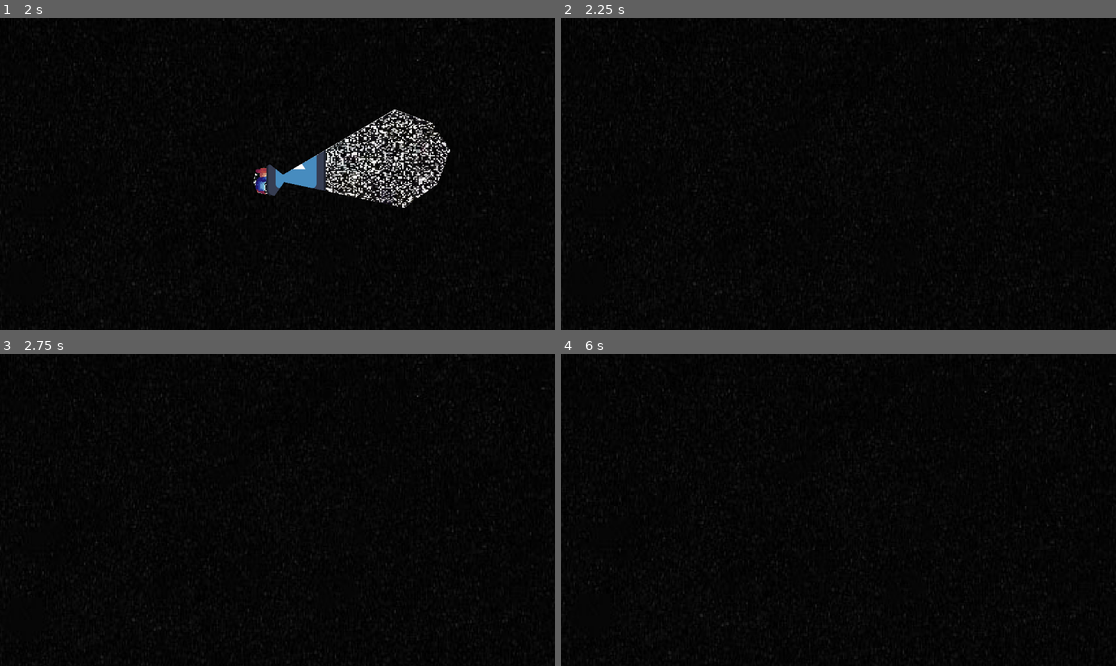
Above: before the commit, frames 1-4 (two rows, left to right).
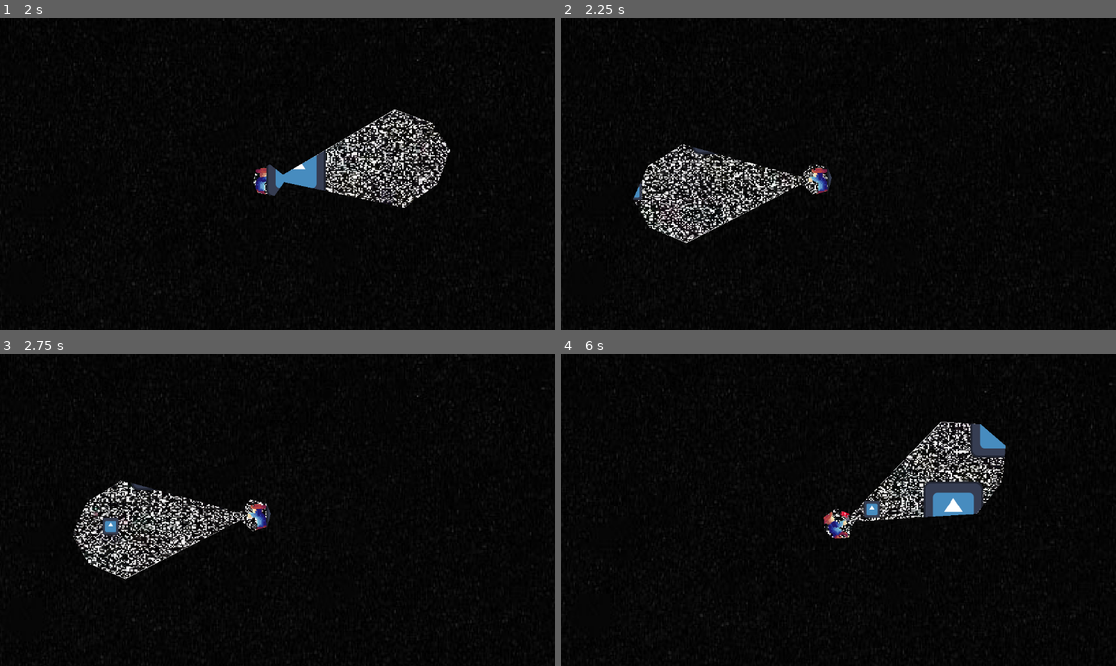
Above: after the commit, the same moments.

Repository: JakeTheHermitCrab/GodotGame-FlashSpace
Game: Godot game, scene res://scenes/start_screen.tscn
Two runs of this game, one before a commit and one after it. Both use one fixed random seed, a clock stepped at 60 frames per second and the inputs below. The engine's default icon, where the game draws it, is replaced by a stand-in: a white triangle on a blue panel in a dark square.
Inputs (mouse positions are in pixels of both pictures, inside the frame that each line leads up to):
- Up to frame 1 (2 s): click "START" at 0.5 s; tap Enter (ui_accept) at 1.25, 1.52 s; move the mouse to (399, 158) at 1.27 s; hold D (right) from 1.28 s (still down); tap 1 (itemSlot1) at 1.35 s; click (399, 158) at 1.42 s
- Up to frame 2 (2.25 s): keep holding D (right); move the mouse to (727, 189) at 2.02 s; tap 2 (itemSlot2) at 2.1 s
- Up to frame 3 (2.75 s): keep holding D (right); tap Enter (ui_accept) at 2.27 s
- Up to frame 4 (6 s): move the mouse to (894, 441) at 2.77 s; release D (right) at 2.78 s; hold A (left) 2.78-3.53 s; tap 3 (itemSlot3) at 2.85, 5.85 s; move the mouse to (810, 572) at 3.52 s; hold D (right) 3.53-5.03 s; click (810, 572) at 3.6 s; tap Enter (ui_accept) at 3.77, 4.52, 5.27 s; move the mouse to (1005, 556) at 4.27 s; tap 1 (itemSlot1) at 4.35 s; move the mouse to (672, 463) at 5.02 s; hold A (left) 5.03-5.78 s; tap 2 (itemSlot2) at 5.1 s; move the mouse to (866, 510) at 5.77 s; hold D (right) from 5.78 s (still down); click (866, 510) at 5.92 s

Frame 1 is identical in both runs. In frame 2, 3.7% of the frame differs, in the area x 13-49%, y 40-73%; in frame 3, 3.8%; in frame 4, 4.4%, in the area x 47-81%, y 21-60%.

Commit message:
flashlight complete
flashlight has the all the features I wanted it to have

Diff:
--- a/scenes/flash_light.tscn
+++ b/scenes/flash_light.tscn
@@ -26,7 +26,6 @@
 
 [sub_resource type="ShaderMaterial" id="ShaderMaterial_e286m"]
 shader = ExtResource("3_mopl7")
-shader_parameter/edge_softness = 0.1
 
 [node name="flashLight" type="Area2D" unique_id=1752664906]
 position = Vector2(10, 0)
--- a/scripts/compas.gd
+++ b/scripts/compas.gd
@@ -22,7 +22,5 @@
 func compassHide():
 	if Global.isCompassSelected == 0:
 		hide()
-		set_process(false)
-	if Global.isCompassSelected == 1:
+	else:
 		show()
-		set_process(true)
--- a/scripts/flashLight.gd
+++ b/scripts/flashLight.gd
@@ -1,17 +1,14 @@
 extends Area2D
+@onready var light: Area2D = $light
+@onready var animated_sprite_2d: AnimatedSprite2D = $AnimatedSprite2D
 
 signal flashClick
 signal flashNotClick
-
-
 
 func _physics_process(delta):
 	flashHide()
 	if Input.is_mouse_button_pressed(MOUSE_BUTTON_LEFT) and Global.isFlashSelected == 1:
 		emit_signal("flashClick")
-	else:
-		emit_signal("flashNotClick")
-
 
 #google for later: is there a way to get input from a mouse that is holding down left click godot
 
@@ -21,10 +18,6 @@
 
 func flashHide():
 	if Global.isFlashSelected == 0:
-		hide()
-		set_process(false)
-
-
-	if Global.isFlashSelected == 1:
-		show()
-		set_process(true)
+		animated_sprite_2d.hide()
+	else:
+		animated_sprite_2d.show()
--- a/scripts/global.gd
+++ b/scripts/global.gd
@@ -9,3 +9,4 @@
 var rotation = 0
 
 var playerDeath = 0
+var voidDeath = 0
--- a/scripts/light.gd
+++ b/scripts/light.gd
@@ -1,22 +1,54 @@
 extends Area2D
 
+var tween: Tween
+var shutOffTimer: SceneTreeTimer
+var fading := false
+var player
 signal fade
-
 func _ready():
 	hide()
+	modulate.a = 1.0
+	await get_tree().process_frame  # ensures player exists
+	player = get_tree().get_first_node_in_group("player")
+	if player:
+		player.flashLightSwitch.connect(_on_player_flash_light_switch)
+		player.shotGunSwitch.connect(_on_player_shot_gun_switch)
+		player.compassSwitch.connect(_on_player_compass_switch)
 
+func fadeMask(targetAlpha: float, duration: float):
+	if fading:
+		return
+	fading = true
+	if tween:
+		tween.kill()
+	tween = create_tween()
+	tween.tween_property(self, "modulate:a", targetAlpha, duration)
+	await tween.finished
+	if targetAlpha == 0.0:
+		modulate.a = 0.0
+		Global.voidDeath = 1
+		hide()
+	fading = false
 
+func showMask():
+	if tween:
+		tween.kill()
+	fading = false
+	show()
+	modulate.a = 1.0
+	if shutOffTimer:
+		shutOffTimer = null
+	shutOffTimer = get_tree().create_timer(15.0)
+	await shutOffTimer.timeout
+	if visible:
+		fadeMask(0.0, 6.0)
 
 func _on_flash_light_flash_click() -> void:
-	show()
-	await get_tree().create_timer(15.00).timeout
-	hide()
+	showMask()
 
-func _process(delta: float) -> void:
-	if Global.isGunSelected == 1:
-		hide()
-
-
-#func _on_flash_light_flash_not_click() -> void:
-	#hide()
-	#print("hide")
+func _on_player_flash_light_switch():
+	fadeMask(0.0, 2.0)
+func _on_player_shot_gun_switch():
+	fadeMask(0.0, 2.0)
+func _on_player_compass_switch():
+	fadeMask(0.0, 2.0)
--- a/scripts/maskShader.gdshader
+++ b/scripts/maskShader.gdshader
@@ -4,5 +4,7 @@
 
 
 void fragment() {
-	COLOR = vec4(texture(screen_texture, SCREEN_UV).rgb, texture(TEXTURE, UV).a);
+	vec4 screen_col = texture(screen_texture, SCREEN_UV);
+	vec4 tex_col = texture(TEXTURE, UV);
+	COLOR = vec4(screen_col.rgb, tex_col.a * COLOR.a);
 }
--- a/scripts/player.gd
+++ b/scripts/player.gd
@@ -1,6 +1,7 @@
 extends CharacterBody2D
 @export var acceleration: float = 10.0
 @onready var animated_sprite_2d: AnimatedSprite2D = $AnimatedSprite2D
+@onready var light: Area2D = $light
 
 const SPEED = 300
 var movement_direction: Vector2 = Vector2.ZERO
@@ -27,6 +28,8 @@
 		emit_signal("gunHasShot", self)
 	if health == 0.0:
 		Global.playerDeath = 1.0
+	if Global.voidDeath == 1:
+		health = 0.0
 
 
 
--- a/scripts/shotgun.gd
+++ b/scripts/shotgun.gd
@@ -33,11 +33,8 @@
 func gunHide():
 	if Global.isGunSelected == 0:
 		hide()
-		set_process(false)
-
-	if Global.isGunSelected == 1:
+	else:
 		show()
-		set_process(true)
 
 
 func _on_player_gun_has_shot(player: Node2D) -> void:
